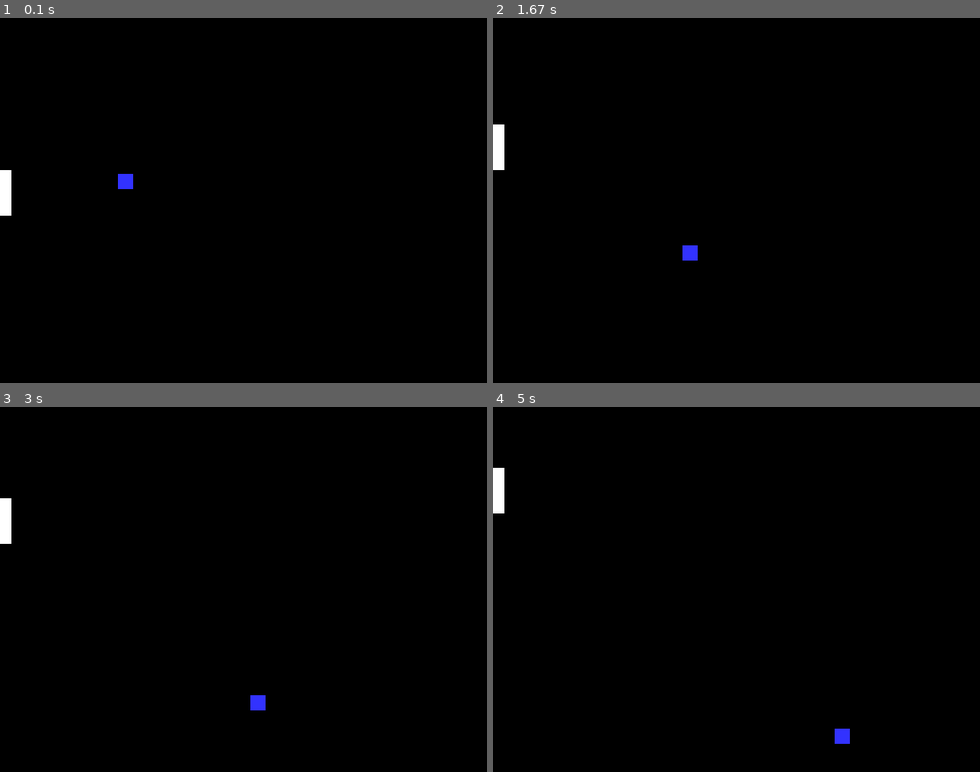
Above: before the commit, frames 1-4 (two rows, left to right).
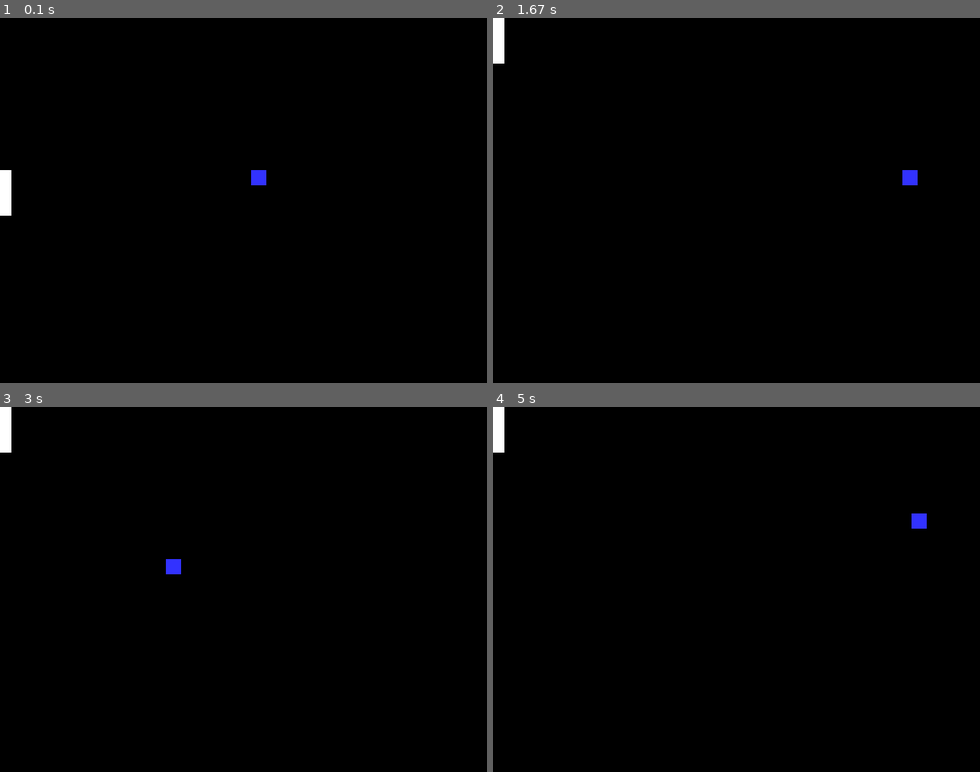
Above: after the commit, the same moments.

Repository: paolocecco/Pygamepc
Game: pygame game, started from pong_2.py
The game is run twice, just before and just after one commit, with the same random seed, the same clock (stepped at 60 frames per second) and the same inputs.
Inputs:
- Up to frame 1 (0.1 s): no input
- Up to frame 2 (1.67 s): hold Up 0.33-0.8 s; hold Up 0.83-1.2 s; hold Up 1.23-1.53 s
- Up to frame 3 (3 s): hold Down 1.97-2.33 s; hold Up 2.37-2.67 s; hold Up from 2.7 s (still down)
- Up to frame 4 (5 s): release Up at 3.07 s; hold Up 3.1-3.4 s; hold Up 3.43-3.8 s; hold Down 4.17-4.47 s; hold Up 4.5-4.87 s

The runs differ from the first frame. In frame 1, 0.3% of the frame differs, in the area x 24-55%, y 41-47%; in frame 2, 0.8%, in the area x 0-88%, y 0-67%; in frame 3, 0.8%; in frame 4, 0.8%.

Commit message:
advancementpong

Diff:
--- a/pong_2.py
+++ b/pong_2.py
@@ -1,4 +1,6 @@
 import pygame
+import math
+import random
 
 #Global Constants
 
@@ -24,10 +26,10 @@
 clock = pygame.time.Clock()
 
 ball_width = 20
-x_val = 150
+x_val = 310
 y_val = 200
-x_dir = 1
-y_dir = 1
+x_dir = random.randint(-5,5)
+y_dir = random.randint(-5,5)
 padd_len = 15
 padd_w = 60
 x_padd = 0
@@ -46,18 +48,20 @@
         if event.type == pygame.QUIT:
             done = True
         #endif
-        if event.type == pygame.KEYDOWN:
-            if event.key == pygame.K_UP:
-                if y_padd < 1:
-                    y_padd = 0
-                else:
-                    y_padd = y_padd - 20
-            elif event.key == pygame.K_DOWN:
-                if y_padd > 419:
-                    y_padd = 420
-                else:
-                    y_padd = y_padd + 20
-    #next event
+
+    if event.type == pygame.KEYDOWN:
+        keys = pygame.key.get_pressed()
+        if keys[pygame.K_UP]:
+            if y_padd < 1:
+                y_padd = 0
+            else:
+                y_padd = y_padd - 5
+        elif keys[pygame.K_DOWN]:
+            if y_padd > 419:
+                y_padd = 420
+            else:
+                y_padd = y_padd + 5
+#next event
 
     #Game logic goes after this comment
     #screen background is BLACK
@@ -71,6 +75,8 @@
     pygame.display.flip()
     #clock ticks over
     clock.tick(60)
+
+    #ball bounces off walls
     if y_val > 460:
         y_dir = y_dir * -1
     #endif
@@ -80,9 +86,19 @@
     if x_val > 620:
         x_dir = x_dir * -1
     #endif
-    if x_val < 0:
-        x_dir = x_dir * -1
+    if x_val < 15:
+        if y_val > (y_padd - 19):
+            if y_val < (y_padd + 59):
+                x_dir = x_dir * -1
+            elif x_val < -20:
+                x_val = 310
+                y_val = 200
+                x_dir = random.randint(-5,5)
+                y_dir = random.randint(-5,5)
+        #endif
     #endif
+
+
     x_val += x_dir # x_val = x_val + x_dir
     y_val += y_dir # y_val = y_val + y_dir
 
